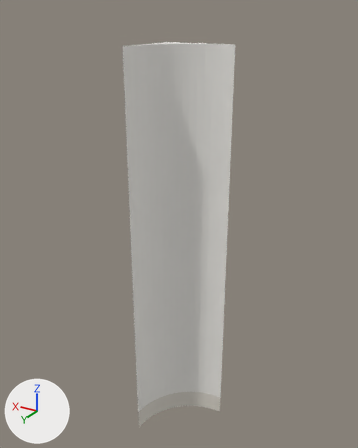
Renders of the glTF model frontend/static/3d-studio/models/structure/pillar-quarterinner-lite.glb from each side of a commit.
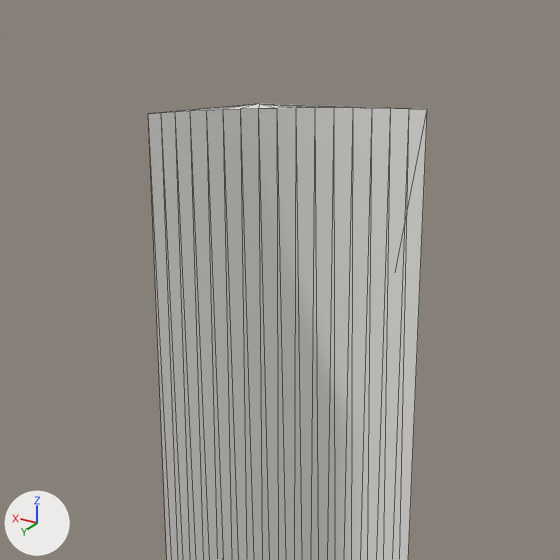
Each version is shown whole from a 50 mm lens placed at (-1.48, 2.48, 2.85), pointed at (0.05, -0.06, 1.58), then close up on the part from 18% to 81% of the width and 0% to 51% of the height. Every picture has the same lights, and +X, +Y and +Z are marked at lower left. The last two pictures show the newer version. The close-ups show mesh edges as thin lines. Where no turn or scale is listed for an object, it has been applied to the vertices. Vertices at exactly the same position are counted once.

The scene before the commit, as lines of its bpy script (objects in view):
```python
me_mesh_0 = bpy.data.meshes.new('Mesh_0')
me_mesh_0.from_pydata(...)  # 36 vertices, 68 faces; spans x -0.22..0.22, y -0.22..0.22, z 0.14..2.68
me_mesh_0.materials.append(mat_material_0_body)  # white #efede8
ob_material_0_body = bpy.data.objects.new('material-0-body', me_mesh_0)
ob_material_0_body.location = (0.0, 0.0, 0.0)
```
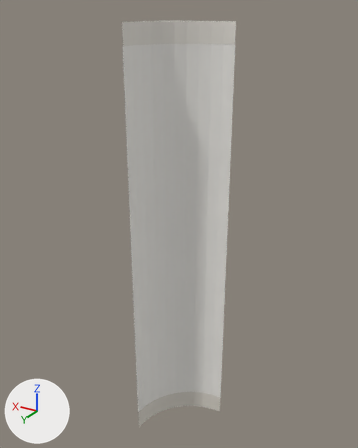
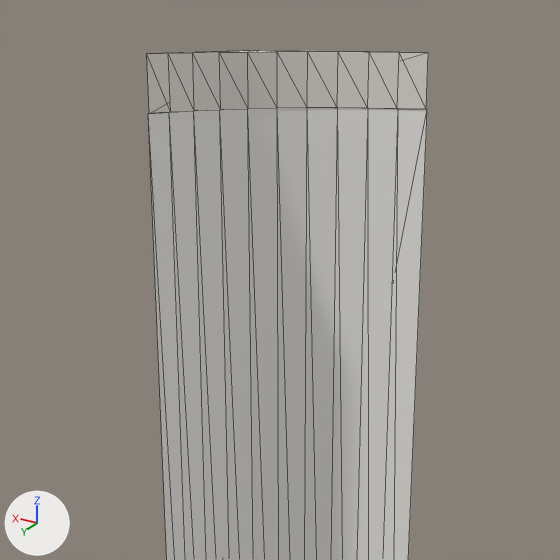
Where the change shows, as pixel boxes (x1, y1, x2, y2) in the close-ups (560 x 560 px):
```json
{"object": "material-0-body", "change": "reshaped", "before": [148, 104, 427, 560], "after": [148, 108, 427, 560]}
{"object": "material-2-trim", "change": "added", "after": [147, 50, 428, 114]}
```

Scene script edits in JSON lines:
```json
{"op": "add", "block": "mat_material_2_trim", "code": ["mat_material_2_trim = principled_material('material-2-trim')", "mat_material_2_trim.base_color = (0.791, 0.761, 0.701)  # white #e6e2da", "mat_material_2_trim.metallic = 0.03", "mat_material_2_trim.roughness = 0.6"]}
{"block": "me_mesh_0", "where": "# used by ob_material_0_body; location = (0.0, 0.0, 0.0)"}
{"op": "remove", "block": "me_mesh_0", "code": "me_mesh_0.from_pydata(...)  # 36 vertices, 68 faces; spans x -0.22..0.22, y -0.22..0.22, z 0.14..2.68"}
{"op": "add", "block": "me_mesh_0", "code": "me_mesh_0.from_pydata(...)  # 24 vertices, 44 faces; spans x -0.22..0.22, y -0.22..0.22, z 0.14..2.68"}
{"block": "me_mesh_0", "change": "me_mesh_0 part 1"}
{"block": "me_mesh_0", "change": "12 vertices are removed from x -0.09..0.21, y -0.21..0.09, z 0.14..2.68"}
{"block": "me_mesh_0", "change": "32 faces are deleted"}
{"block": "me_mesh_0", "change": "16 vertices move from x -0.18..0.22, y -0.22..0.18, z 0.14..2.68 to x -0.15..0.22, y -0.22..0.15, z 0.14..2.68"}
{"block": "me_mesh_0", "change": "8 new faces join them"}
{"op": "add", "block": "me_mesh_2", "code": ["me_mesh_2 = bpy.data.meshes.new('Mesh_2')", "me_mesh_2.from_pydata(...)  # 24 vertices, 44 faces; spans x -0.223..0.223, y -0.223..0.223, z 2.68..2.8", "me_mesh_2.materials.append(mat_material_2_trim)  # white #e6e2da"]}
{"op": "add", "block": "ob_material_2_trim", "code": ["ob_material_2_trim = bpy.data.objects.new('material-2-trim', me_mesh_2)", "ob_material_2_trim.location = (0.0, 0.0, 0.0)"]}
```
